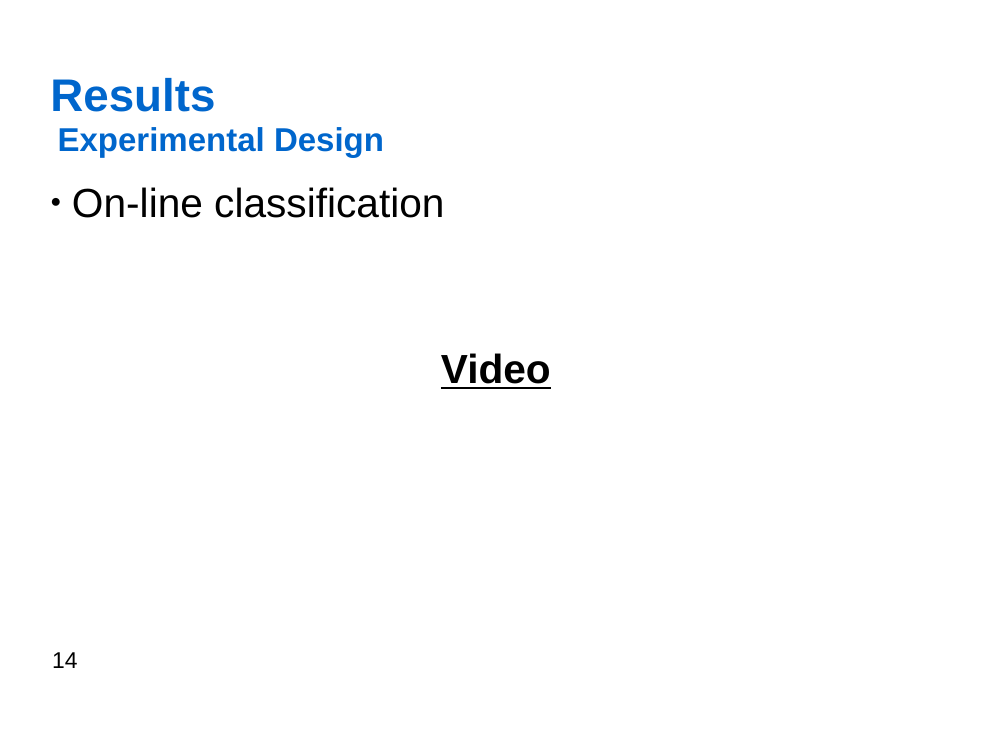
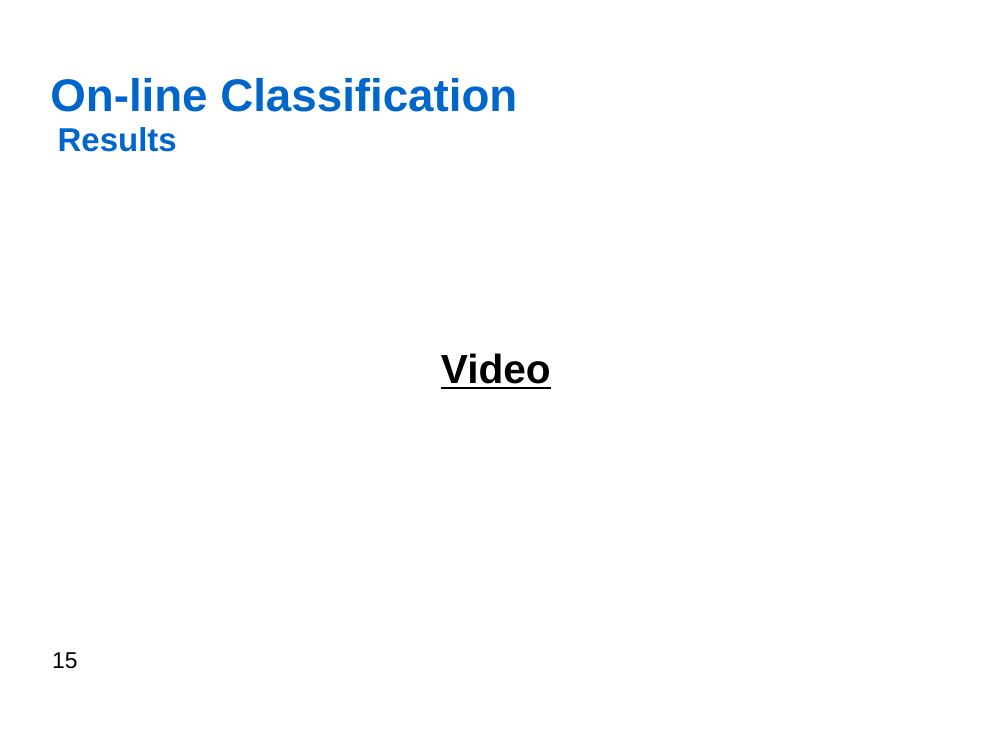
Before and after one commit to jfedjaev/NSTresearchPractice, a slide deck: slide 15 of Report/Presentation/Fedjaev_ResearchPractice.odp (slide 14 before the commit). Drawn at 1008x756 pixels with LibreOffice and Linux fonts; fonts in the diff are those of the drawing; background and template pictures are left out. Boxes give left, top, right and bottom in pixels: in the first picture for what was removed or moved away, otherwise in the second. Text is boxed around its words. In the diff, an @@ line names an element or a change of style, - is before the commit and + after.

Commit message:
upd presentation

```diff
--- a/Report/Presentation/Fedjaev_ResearchPractice.odp
+++ b/Report/Presentation/Fedjaev_ResearchPractice.odp
@@ title "On-line Classification" at (x1=50, y1=78, x2=517, y2=112): vertical alignment top to middle @@
@@ title at (x1=50, y1=78, x2=517, y2=112): text changed; size 32 to 36 pt; text colour #000000 to #0066CC; bold on @@
-● On-line classification
+On-line Classification
@@ title "Results" moved from (x1=50, y1=78, x2=215, y2=112) to (x1=58, y1=127, x2=177, y2=152) @@
@@ title "Results" at (x1=58, y1=127, x2=177, y2=152): size 36 to 26 pt @@
@@ title removed at (x1=58, y1=127, x2=384, y2=158) @@
-Experimental Design
@@ page number at (x1=52, y1=652, x2=77, y2=669): text changed @@
-14
+15
```
Also in this commit, not shown: 11 other slides changed, 4 slides added, 3 slides removed, 2 other files.
